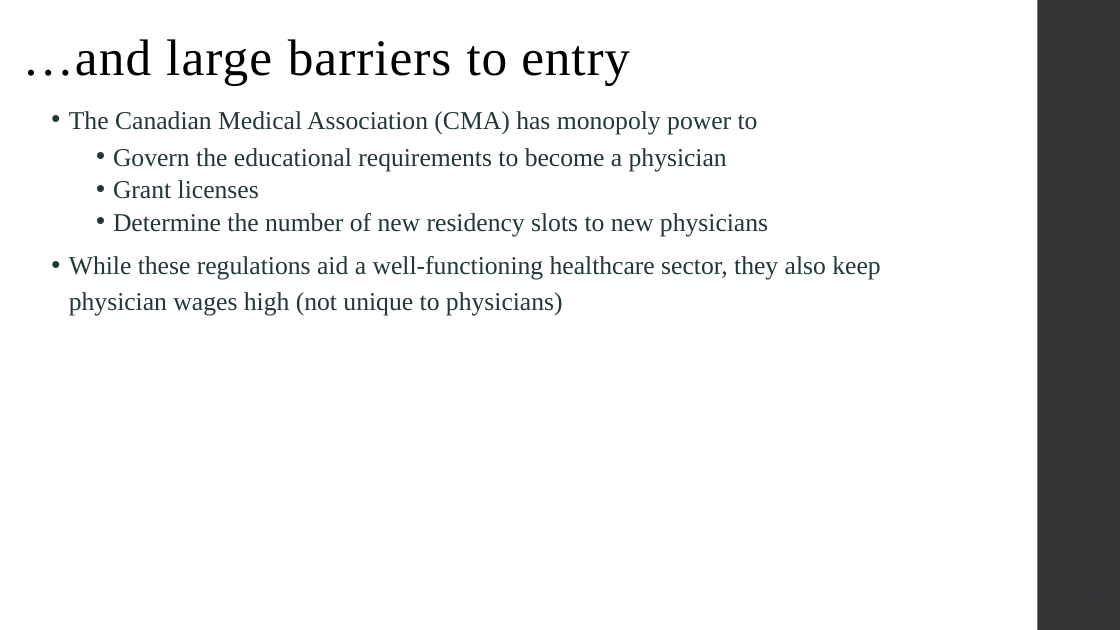
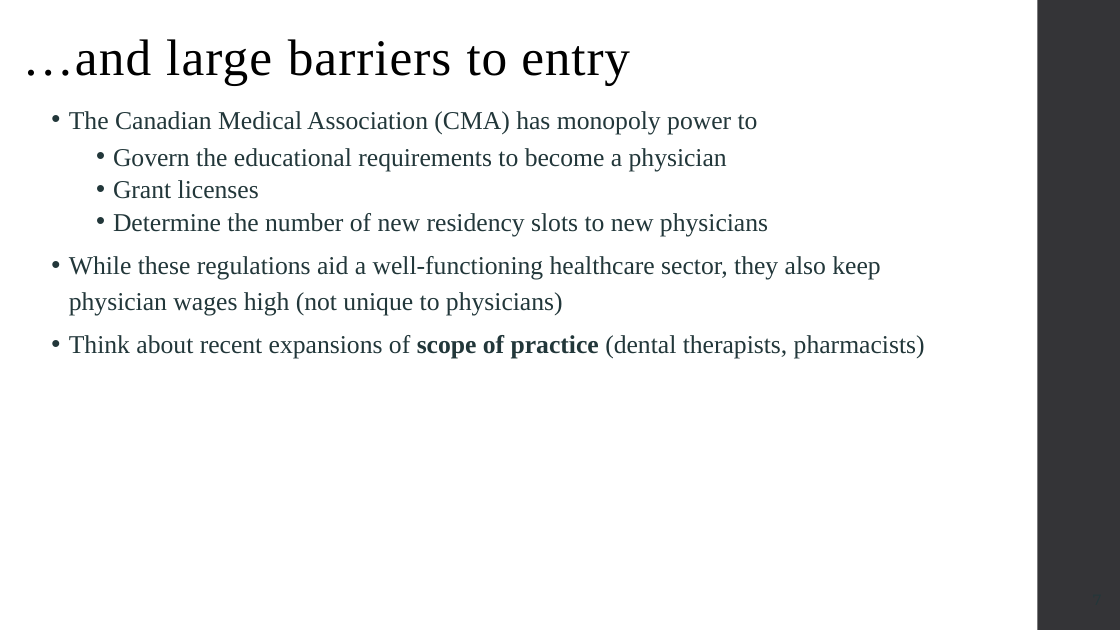
Before and after one commit to alex-hoagland/HAD6750H, a slide deck: slide 10 of Lecture04_ProviderPayment/L4Slides_ProviderPayment.pptx. Drawn at 1120x630 pixels with LibreOffice and Linux fonts; fonts in the diff are those of the drawing. Boxes give left, top, right and bottom in pixels: in the first picture for what was removed or moved away, otherwise in the second. Text is boxed around its words. In the diff, an @@ line names an element or a change of style, - is before the commit and + after.

Commit message:
update lecture 6

```diff
--- a/Lecture04_ProviderPayment/L4Slides_ProviderPayment.pptx
+++ b/Lecture04_ProviderPayment/L4Slides_ProviderPayment.pptx
@@ text at (69, 335, 925, 359): paragraph added @@
+• Think about recent expansions of scope of practice (dental therapists, pharmacists)
```
Also in this commit, not shown: 12 other files.
